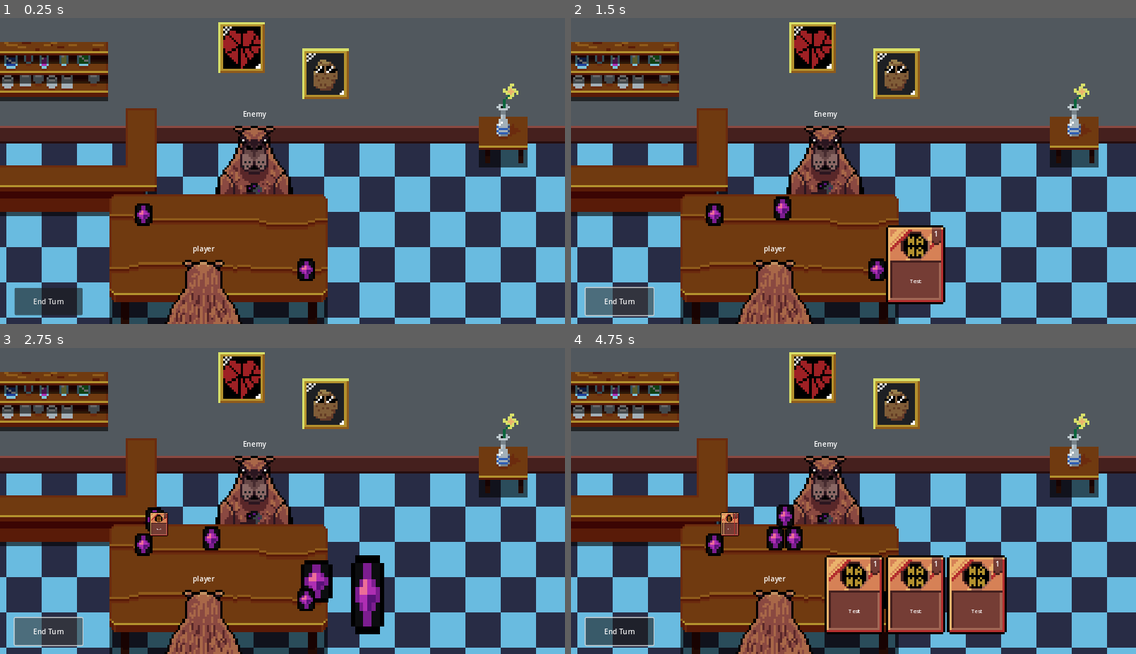
Above: before the commit, frames 1-4 (two rows, left to right).
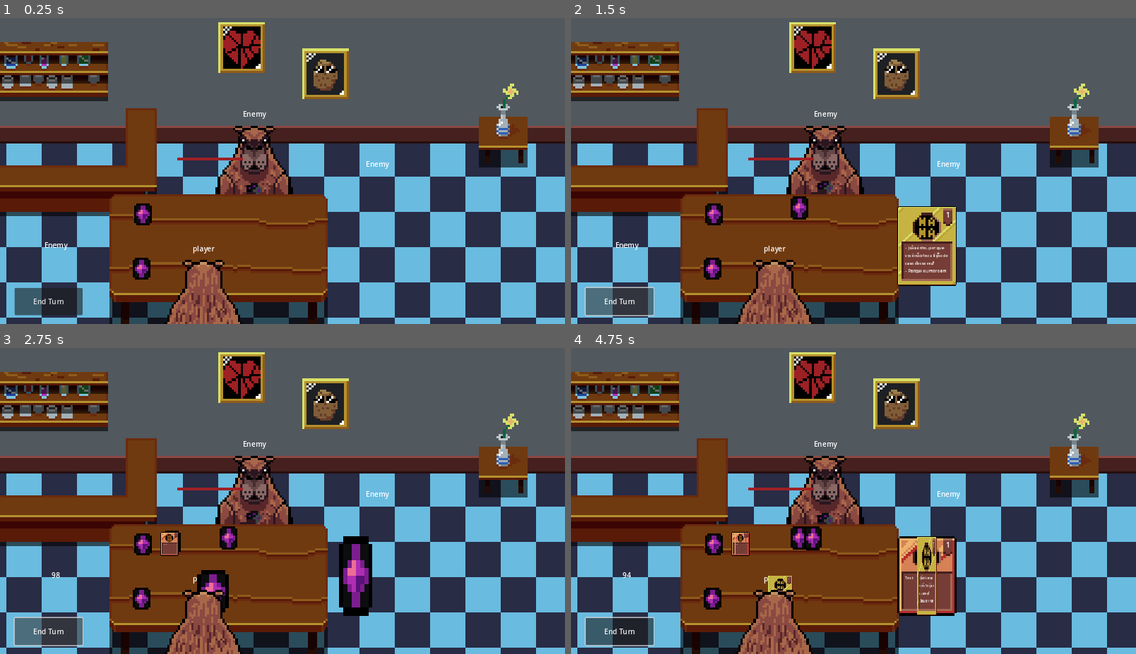
Above: after the commit, the same moments.

Repository: Buckviser/GameJam
Game: Godot game, scene res://scenes/battle_table.tscn
Same seed, same stepped clock (60 frames per second), same inputs: the game is played once before the commit and once after it.
Inputs (mouse positions are in pixels of both pictures, inside the frame that each line leads up to):
- Up to frame 1 (0.25 s): no input
- Up to frame 2 (1.5 s): click "End Turn" at 0.5 s; click "End Turn" at 1.25 s
- Up to frame 3 (2.75 s): click "End Turn" at 2 s
- Up to frame 4 (4.75 s): tap Enter at 2.75 s; move the mouse to (938, 595) at 2.77 s; tap Z at 2.85, 3.6, 4.35 s; click (938, 595) at 2.92 s; tap Space at 3.02, 3.77 s; move the mouse to (887, 595) at 3.52 s; click (887, 595) at 3.67 s; move the mouse to (938, 595) at 4.27 s; click (938, 595) at 4.42 s

The runs differ from the first frame. In frame 1, 0.7% of the frame differs, in the area x 8-69%, y 45-86%; in frame 2, 4.5%; in frame 3, 4.8%; in frame 4, 10%, in the area x 9-78%, y 45-94%.
Error before the commit: Invalid access to property or key 'card_owner' on a base object of type 'null instance'. (res://scenes/battle_table.tscn::GDScript_si2f6:114)
Error after the commit: Invalid access to property or key 'card_owner' on a base object of type 'null instance'. (res://scenes/battle_table.tscn::GDScript_si2f6:120)

Commit message:
update branch

Diff:
--- a/project.godot
+++ b/project.godot
@@ -19,7 +19,6 @@
 
 window/size/viewport_width=1280
 window/size/viewport_height=720
-window/size/mode=3
 window/stretch/mode="canvas_items"
 window/stretch/aspect="expand"
 
--- a/scenes/battle_table.tscn
+++ b/scenes/battle_table.tscn
@@ -1,7 +1,8 @@
-[gd_scene load_steps=6 format=3 uid="uid://1elqayaj0cj6"]
+[gd_scene load_steps=7 format=3 uid="uid://1elqayaj0cj6"]
 
 [ext_resource type="PackedScene" uid="uid://d3we480ibjoa8" path="res://scenes/card.tscn" id="1_sqmq8"]
 [ext_resource type="Texture2D" uid="uid://bfqtrrndfk5fb" path="res://sprites/cartinha_mesa_back.png" id="2_7xvee"]
+[ext_resource type="Texture2D" uid="uid://nl43x31aaxrd" path="res://sprites/Riso_preencher.png" id="5_4ib00"]
 [ext_resource type="Texture2D" uid="uid://b1e4xfiddc4jo" path="res://sprites/cenario.png" id="6_6u686"]
 [ext_resource type="Texture2D" uid="uid://x5c24tyujtj7" path="res://sprites/mesa_bar.png" id="6_kp2p7"]
 
@@ -15,27 +16,24 @@
 
 # --- Exported Variables ---
 @export var _card_preload: PackedScene
-@export var _enemy_hand_container: HBoxContainer
-@export var _player_hand_container: HBoxContainer
-@export var _player_deck_node: TextureRect
-@export var _enemy_deck_node: TextureRect
-@export var _used_card_final_position: Marker2D
+@export var _enemy_hand_container: Node2D
+@export var _player_hand_container: Node2D
+@export var _player_deck_node: Sprite2D
+@export var _enemy_deck_node: Sprite2D
+@export var _player_used_card_position: Marker2D
+@export var _enemy_used_card_position: Marker2D
 @export var _player_position: Marker2D
 @export var _enemy_position: Marker2D
+@export var _player_hand_pos_container: Node2D
+@export var _enemy_hand_pos_container: Node2D
 
 
 # --- Public Variables ---
 
 
 # --- Private Variables ---
-var hand_container_offset := {
-	1: Vector2(225, 0), 2: Vector2(279, 0), 3: Vector2(333, 0),
-	4: Vector2(387, 0), 5: Vector2(441, 0)}
-
-var enemy_hand_offset := {
-	1: Vector2(10, -50), 2: Vector2(30, -50), 3: Vector2(50, -50),
-	4: Vector2(70, -50), 5: Vector2(90, -50)
-}
+var _player_hand_positions := {}
+var _enemy_hand_positions := {}
 
 var _test_card := {
 	\"name\": \"Card\", \"text\": \"Test\", \"type\": Constants.JokesTypes.PIADINHAS,
@@ -67,6 +65,12 @@
 func _ready() -> void:
 	add_to_group(\"battle_table\")
 
+	for node in _player_hand_pos_container.get_children():
+		_player_hand_positions[node.name.to_int()] = node.global_position
+
+	for node in _enemy_hand_pos_container.get_children():
+		_enemy_hand_positions[node.name.to_int()] = node.global_position
+
 	var player = preload(\"res://scenes/character.tscn\").instantiate()
 	var enemy = preload(\"res://scenes/character.tscn\").instantiate()
 
@@ -78,9 +82,12 @@
 	enemy_data[\"draw_amount\"] = 1
 
 	player_data[\"draw_amount\"] = 1
+	var card_factory := CardFactory.new()
 
 	for i in range(0, 15):
-		player_data[\"deck\"].append(_test_card.duplicate(true))
+#		player_data[\"deck\"].append(_test_card.duplicate(true))
+#		enemy_data[\"deck\"].append(_test_card_2.duplicate(true))
+		player_data[\"deck\"].append(card_factory.get_card_info())
 		enemy_data[\"deck\"].append(_test_card_2.duplicate(true))
 
 	player.load_player_data(player_data)
@@ -118,35 +125,38 @@
 	_new_turn()
 
 
-func request_card_use(p_card: Control) -> void:
+func request_card_use(p_card: Node2D) -> void:
 	if p_card.card_owner != _action_owner:
 		return
 
 	var final_pos
 
-	p_card.reparent($used_cards_pile, false)
 	if p_card.card_owner == _player_obj:
+		p_card.reparent(_player_used_card_position)
+		final_pos = _player_used_card_position.global_position
 		_player_cards_count -= 1
 		_disconnect_player_card_signals(p_card)
-		final_pos = $used_player_card_position.global_position
 		p_card.prepare_to_use()
 
 	else:
 		_enemy_cards_count -= 1
-		final_pos = $used_enemy_card_position.global_position
+		p_card.reparent(_enemy_used_card_position)
+		final_pos = _enemy_used_card_position.global_position
 		p_card.scale = Vector2(0.3, 0.3)
 
 	p_card.z_index = 3
-
+	_organize_hand(p_card.card_owner)
 	await _do_card_tween(p_card, final_pos, Vector2(0.3, 0.3))
 	p_card.z_index = 1
 
 	if p_card.card_owner == _enemy_obj:
 		p_card.flip(false, true)
 		_enemy_discard_pile.append(p_card.get_card_data())
+		$gui/player_health.text = str(_player_obj.receive_damage(p_card))
 
 	else:
 		_player_discard_pile.append(p_card.get_card_data())
+		$gui/enemy_health.text = str(_enemy_obj.receive_damage(p_card))
 
 
 # --- Private Functions ---
@@ -159,15 +169,15 @@
 
 	if p_who == _player_obj:
 		_player_cards_count += 1
-		start_position = $player_card_start.global_position
+		start_position = _player_deck_node.global_position
 		_connect_player_card_signals(new_card)
-		final_pos = _player_hand_container.global_position + hand_container_offset[_player_cards_count]
+		final_pos = _player_hand_positions[_player_cards_count]
 		final_scale = Vector2(1, 1)
 
 	else:
 		_enemy_cards_count += 1
-		start_position = $enemy_card_start.global_position
-		final_pos = _enemy_hand_container.global_position + enemy_hand_offset[_enemy_cards_count]
+		start_position = _enemy_deck_node.global_position
+		final_pos = _enemy_hand_positions[_enemy_cards_count]
 		final_scale = Vector2(0.3, 0.3)
 
 	new_card.card_owner = p_who
@@ -181,12 +191,10 @@
 	if new_card.card_owner == _player_obj:
 		new_card.is_on_hand = true
 		await new_card.flip()
-		new_card.reparent(_player_hand_container, false)
+		new_card.reparent(_player_hand_container)
 
 	else:
-		new_card.reparent(_enemy_hand_container, false)
-
-	print(new_card.global_position)
+		new_card.reparent(_enemy_hand_container)
 
 
 func _new_turn() -> void:
@@ -247,6 +255,25 @@
 	deck.shuffle()
 
 
+func _organize_hand(p_who: Character) -> void:
+	var hand_container
+	var positions
+
+	if p_who == _player_obj:
+		hand_container = _player_hand_container
+		positions = _player_hand_positions
+
+	else:
+		hand_container = _enemy_hand_container
+		positions = _enemy_hand_positions
+
+	var count = 1
+
+	for card in hand_container.get_children():
+		card.global_position = positions[count]
+		count += 1
+
+
 func _enemy_turn() -> void:
 	_action_owner = _enemy_obj
 	await get_tree().create_timer(1.0).timeout
@@ -258,7 +285,7 @@
 	_new_turn()
 
 
-func _do_card_tween(p_card: Control, p_final_pos: Vector2,
+func _do_card_tween(p_card: Node2D, p_final_pos: Vector2,
 		p_final_scale: Vector2) -> void:
 
 	var tween = create_tween().set_parallel(true)
@@ -267,23 +294,27 @@
 	await tween.finished
 
 
-func _connect_player_card_signals(p_card: Control) -> void:
-	p_card.gui_input.connect(_on_player_card_gui_input.bind(p_card))
-	p_card.mouse_entered.connect(_on_player_card_mouse_entered.bind(p_card))
-	p_card.mouse_exited.connect(_on_player_card_mouse_exited.bind(p_card))
-
-
-func _disconnect_player_card_signals(p_card: Control) -> void:
-	p_card.gui_input.disconnect(_on_player_card_gui_input)
-	p_card.mouse_entered.disconnect(_on_player_card_mouse_entered)
-	p_card.mouse_exited.disconnect(_on_player_card_mouse_exited)
+func _connect_player_card_signals(p_card: Node2D) -> void:
+	var child = p_card.get_child(1)
+
+	child.gui_input.connect(_on_player_card_gui_input.bind(p_card))
+	child.mouse_entered.connect(_on_player_card_mouse_entered.bind(p_card))
+	child.mouse_exited.connect(_on_player_card_mouse_exited.bind(p_card))
+
+
+func _disconnect_player_card_signals(p_card: Node2D) -> void:
+	var child = p_card.get_child(1)
+
+	child.gui_input.disconnect(_on_player_card_gui_input)
+	child.mouse_entered.disconnect(_on_player_card_mouse_entered)
+	child.mouse_exited.disconnect(_on_player_card_mouse_exited)
 
 
 # - Setget Functions -
 
 
 # - Signal Functions -
-func _on_player_card_gui_input(p_event: InputEvent, p_card: Control) -> void:
+func _on_player_card_gui_input(p_event: InputEvent, p_card: Node2D) -> void:
 	if p_card.is_on_hand == false:
 		return
 
@@ -292,7 +323,7 @@
 			request_card_use(p_card)
 
 
-func _on_player_card_mouse_entered(p_card: Control) -> void:
+func _on_player_card_mouse_entered(p_card: Node2D) -> void:
 	if p_card.is_on_hand == false:
 		return
 
@@ -309,7 +340,7 @@
 	p_card.z_index = 3
 
 
-func _on_player_card_mouse_exited(p_card: Control) -> void:
+func _on_player_card_mouse_exited(p_card: Node2D) -> void:
 	if p_card.is_on_hand == false:
 		return
 
@@ -323,7 +354,7 @@
 	_enemy_turn()
 "
 
-[node name="battle_table" type="Control" node_paths=PackedSt …(64 unchanged characters)… layer_deck_node", "_enemy_deck_node", "_used_card_final_position", "_player_position", "_enemy_position")]
+[node name="battle_table" type="Control" node_paths=PackedSt …(64 unchanged characters)… layer_deck_node", "_enemy_deck_node", "_player_used_card_position", "_enemy_used_card_position", "_player_position", "_enemy_position", "_player_hand_pos_container", "_enemy_hand_pos_container")]
 layout_mode = 3
 anchors_preset = 0
 offset_right = 1280.0
@@ -331,45 +362,18 @@
 mouse_filter = 2
 script = SubResource("GDScript_si2f6")
 _card_preload = ExtResource("1_sqmq8")
-_enemy_hand_container = NodePath("enemy_hand_container")
-_player_hand_container = NodePath("player_hand_container")
+_enemy_hand_container = NodePath("player_hand_container")
+_player_hand_container = NodePath("enemy_hand_container")
 _player_deck_node = NodePath("MesaBar/player_deck")
 _enemy_deck_node = NodePath("MesaBar/enemy_deck")
-_used_card_final_position = NodePath("used_enemy_card_position")
+_player_used_card_position = NodePath("used_player_card_position")
+_enemy_used_card_position = NodePath("used_enemy_card_position")
 _player_position = NodePath("player_position")
 _enemy_position = NodePath("enemy_position")
+_player_hand_pos_container = NodePath("player_cards_positions")
+_enemy_hand_pos_container = NodePath("enemy_cards_positions")
 metadata/_edit_lock_ = true
-
-[node name="player_hand_container" type="HBoxContainer" parent="."]
-z_index = 2
-layout_mode = 0
-offset_left = 547.0
-offset_top = 496.0
-offset_right = 1015.0
-offset_bottom = 588.0
-size_flags_horizontal = 4
-size_flags_vertical = 4
-alignment = 1
-
-[node name="enemy_hand_container" type="HBoxContainer" parent="."]
-z_index = 3
-layout_mode = 0
-offset_left = 443.0
-offset_top = 431.0
-offset_right = 684.0
-offset_bottom = 480.0
-scale = Vector2(0.3, 0.3)
-size_flags_horizontal = 4
-size_flags_vertical = 4
-alignment = 1
-
-[node name="used_cards_pile" type="Control" parent="."]
-layout_mode = 3
-anchors_preset = 0
-offset_left = -199.0
-offset_top = 5.0
-offset_right = -159.0
-offset_bottom = 45.0
+metadata/_edit_vertical_guides_ = []
 
 [node name="Cenario" type="TextureRect" parent="."]
 z_index = -2
@@ -397,20 +401,14 @@
 position = Vector2(498, 365)
 texture = ExtResource("6_kp2p7")
 
-[node name="player_deck" type="TextureRect" parent="MesaBar"]
+[node name="player_deck" type="Sprite2D" parent="MesaBar"]
 z_index = 1
-offset_left = 176.0
-offset_top = 207.0
-offset_right = 216.0
-offset_bottom = 257.0
+position = Vector2(-177, 230)
 texture = ExtResource("2_7xvee")
 
-[node name="enemy_deck" type="TextureRect" parent="MesaBar"]
+[node name="enemy_deck" type="Sprite2D" parent="MesaBar"]
 z_index = 1
-offset_left = -193.0
-offset_top = 82.0
-offset_right = -153.0
-offset_bottom = 132.0
+position = Vector2(-174, 106)
 texture = ExtResource("2_7xvee")
 
 [node name="gui" type="CanvasLayer" parent="."]
@@ -422,14 +420,54 @@
 offset_bottom = 700.0
 text = "End Turn"
 
+[node name="player_health" type="Label" parent="gui"]
+offset_left = 44.0
+offset_top = 501.0
+offset_right = 210.0
+offset_bottom = 582.0
+text = "Enemy"
+horizontal_alignment = 1
+vertical_alignment = 1
+
+[node name="enemy_health" type="Label" parent="gui"]
+offset_left = 773.0
+offset_top = 316.0
+offset_right = 939.0
+offset_bottom = 397.0
+text = "Enemy"
+horizontal_alignment = 1
+vertical_alignment = 1
+
+[node name="player_status" type="Control" parent="gui"]
+layout_mode = 3
+anchors_preset = 0
+offset_right = 40.0
+offset_bottom = 40.0
+
+[node name="enemy_status" type="Control" parent="gui"]
+layout_mode = 3
+anchors_preset = 0
+offset_left = 402.0
+offset_top = 326.0
+offset_right = 442.0
+offset_bottom = 366.0
+
+[node name="health_bar" type="TextureProgressBar" parent="gui/enemy_status"]
+layout_mode = 0
+offset_right = 297.0
+offset_bottom = 40.0
+value = 50.0
+nine_patch_stretch = true
+texture_progress = ExtResource("5_4ib00")
+
 [node name="used_player_card_position" type="Marker2D" parent="."]
 z_index = 1
-position = Vector2(567, 518)
+position = Vector2(387, 593)
 gizmo_extents = 0.0
 
 [node name="used_enemy_card_position" type="Marker2D" parent="."]
 z_index = 1
-position = Vector2(340, 399)
+position = Vector2(384, 470)
 gizmo_extents = 0.0
 
 [node name="player_position" type="Marker2D" parent="."]
@@ -438,12 +476,50 @@
 [node name="enemy_position" type="Marker2D" parent="."]
 position = Vector2(571, 360)
 
-[node name="player_card_start" type="Marker2D" parent="."]
-position = Vector2(638, 518)
-scale = Vector2(0.3, 0.3)
-
-[node name="enemy_card_start" type="Marker2D" parent="."]
-position = Vector2(269, 392)
-scale = Vector2(0.3, 0.3)
+[node name="player_cards_positions" type="Node2D" parent="."]
+position = Vector2(806, 543)
+
+[node name="1" type="Marker2D" parent="player_cards_positions"]
+
+[node name="2" type="Marker2D" parent="player_cards_positions"]
+position = Vector2(100, 0)
+
+[node name="3" type="Marker2D" parent="player_cards_positions"]
+position = Vector2(200, 0)
+
+[node name="4" type="Marker2D" parent="player_cards_positions"]
+position = Vector2(300, 0)
+
+[node name="5" type="Marker2D" parent="player_cards_positions"]
+position = Vector2(400, 0)
+
+[node name="enemy_cards_positions" type="Node2D" parent="."]
+position = Vector2(518, 457)
+
+[node name="1" type="Marker2D" parent="enemy_cards_positions"]
+
+[node name="2" type="Marker2D" parent="enemy_cards_positions"]
+position = Vector2(40, 0)
+
+[node name="3" type="Marker2D" parent="enemy_cards_positions"]
+position = Vector2(80, 0)
+
+[node name="4" type="Marker2D" parent="enemy_cards_positions"]
+position = Vector2(120, 0)
+
+[node name="5" type="Marker2D" parent="enemy_cards_positions"]
+position = Vector2(160, 0)
+
+[node name="player_hand_container" type="Node2D" parent="."]
+
+[node name="enemy_hand_container" type="Node2D" parent="."]
+
+[node name="TextureProgressBar" type="TextureProgressBar" parent="."]
+layout_mode = 0
+offset_left = 436.0
+offset_top = 353.0
+offset_right = 506.0
+offset_bottom = 393.0
+texture_progress = ExtResource("5_4ib00")
 
 [connection signal="pressed" from="gui/end_turn_button" to="." method="_on_end_turn_button_pressed"]
--- a/scenes/card.tscn
+++ b/scenes/card.tscn
@@ -12,7 +12,7 @@
 [ext_resource type="Texture2D" uid="uid://bfqtrrndfk5fb" path="res://sprites/cartinha_mesa_back.png" id="9_tsw8i"]
 
 [sub_resource type="GDScript" id="GDScript_67sht"]
-script/source = "extends Control
+script/source = "extends Node2D
 
 # --- Signals ---
 signal flip_finished
@@ -33,7 +33,8 @@
 @export var _animal_texture: Texture2D
 @export var _objeto_texture: Texture2D
 
-@export var _card_description_label: Label
+@export var _card_description_node: Label
+@export var _card_cost_node: Label
 @export var _card_back_node: TextureRect
 @export var _card_rarity_node: TextureRect
 @export var _card_layout_node: TextureRect
@@ -44,12 +45,12 @@
 var is_on_hand := false
 var card_owner: Character
 var card_power: int
+var card_type: String
 
 
 # --- Private Variables ---
 var _card_name: String
 var _card_text: String
-var _card_type: String
 var _card_cost := 1
 var _card_rarity := 1
 var _flip_side := 0
@@ -67,12 +68,12 @@
 func set_card_to(p_dict_info: Dictionary) -> void:
 	_card_name = p_dict_info[\"name\"]
 	_card_text = p_dict_info[\"text\"]
-	_card_type = p_dict_info[\"type\"]
+	card_type = p_dict_info[\"type\"]
 	_card_cost = p_dict_info[\"cost\"]
 	_card_rarity = p_dict_info[\"rarity\"]
 
-	_card_description_label.text = _card_text
-	$layout/cost.text = str(_card_cost)
+	_card_description_node.text = _card_text
+	_card_cost_node.text = str(_card_cost)
 	_solve_card_power()
 
 	match _card_rarity:
@@ -85,7 +86,7 @@
 		3:
 			_card_rarity_node.texture = _gold_card_texture
 
-	match  _card_type:
+	match card_type:
 		Constants.JokesTypes.TOC_TOC:
 			_card_type_node.texture = _toctoc_texture
 
@@ -106,7 +107,7 @@
 	var dict := {}
 	dict[\"name\"] = _card_name
 	dict[\"text\"] = _card_text
-	dict[\"type\"] = _card_type
+	dict[\"type\"] = card_type
 	dict[\"cost\"] = _card_cost
 	dict[\"rarity\"] = _card_rarity
 
@@ -160,6 +161,10 @@
 			tween.tween_property(self, \"scale\", Vector2(1, 1), 0.15)
 
 	emit_signal(\"flip_finished\")
+
+
+func make_text_grab_focus() -> void:
+	_card_description_node.grab_focus()
 
 
 # --- Private Functions ---
@@ -200,8 +205,11 @@
 # - Signal Functions -
 "
 
-[sub_resource type="LabelSettings" id="LabelSettings_bqoeu"]
-font_size = 12
+[sub_resource type="SystemFont" id="SystemFont_rb1nl"]
+font_names = PackedStringArray("Arial")
+
+[sub_resource type="LabelSettings" id="LabelSettings_u1bo6"]
+font_size = 9
 
 [sub_resource type="SystemFont" id="SystemFont_qmo45"]
 font_names = PackedStringArray("Comic Sans MS")
@@ -209,16 +217,8 @@
 [sub_resource type="LabelSettings" id="LabelSettings_7i6pg"]
 font = SubResource("SystemFont_qmo45")
 
-[node name="card" type="Control" node_paths=PackedStringArray("_card_description_label", "_card_back_node", "_card_rarity_node", "_card_layout_node", "_card_type_node")]
-custom_minimum_size = Vector2(135, 180)
-layout_mode = 3
-anchors_preset = 0
-offset_right = 135.0
-offset_bottom = 180.0
+[node name="card" type="Node2D" node_paths=PackedStringArray("_card_description_node", "_card_cost_node", "_card_back_node", "_card_rarity_node", "_card_layout_node", "_card_type_node")]
 scale = Vector2(0.3, 0.3)
-pivot_offset = Vector2(52, 76)
-size_flags_horizontal = 4
-size_flags_vertical = 4
 script = SubResource("GDScript_67sht")
 _gold_card_texture = ExtResource("3_8edwt")
 _silver_card_texture = ExtResource("3_vkk01")
@@ -228,7 +228,8 @@
 _nome_texture = ExtResource("6_ptu3o")
 _animal_texture = ExtResource("7_l68r0")
 _objeto_texture = ExtResource("8_42c6y")
-_card_description_label = NodePath("layout/card_description")
+_card_description_node = NodePath("layout/card_description")
+_card_cost_node = NodePath("layout/cost")
 _card_back_node = NodePath("back")
 _card_rarity_node = NodePath("rarity")
 _card_layout_node = NodePath("layout")
@@ -236,40 +237,51 @@
 
 [node name="back" type="TextureRect" parent="."]
 custom_minimum_size = Vector2(135, 180)
-layout_mode = 0
-offset_right = 102.0
-offset_bottom = 145.0
+offset_left = -66.6667
+offset_top = -90.0
+offset_right = 68.3333
+offset_bottom = 90.0
 pivot_offset = Vector2(51, 72)
+mouse_filter = 2
 texture = ExtResource("9_tsw8i")
 expand_mode = 1
 
 [node name="rarity" type="TextureRect" parent="."]
 visible = false
 custom_minimum_size = Vector2(135, 180)
-layout_mode = 0
-offset_right = 102.0
-offset_bottom = 145.0
+offset_left = -66.6667
+offset_top = -90.0
+offset_right = 68.3333
+offset_bottom = 90.0
+mouse_filter = 0
 texture = ExtResource("3_8edwt")
 expand_mode = 1
 
 [node name="layout" type="TextureRect" parent="."]
 visible = false
 custom_minimum_size = Vector2(135, 180)
-layout_mode = 0
-offset_right = 102.0
-offset_bottom = 145.0
+offset_left = -66.6667
+offset_top = -90.0
+offset_right = 68.3333
+offset_bottom = 90.0
+mouse_filter = 2
 texture = ExtResource("8_d27jp")
 expand_mode = 1
 
 [node name="card_description" type="Label" parent="layout"]
 layout_mode = 0
-offset_left = 10.0
-offset_top = 83.0
-offset_right = 126.0
-offset_bottom = 172.0
-label_settings = SubResource("LabelSettings_bqoeu")
-horizontal_alignment = 1
-vertical_alignment = 1
+offset_left = 17.0
+offset_top = 87.0
+offset_right = 117.0
+offset_bottom = 163.0
+theme_override_colors/font_color = Color(1, 1, 1, 1)
+theme_override_colors/font_outline_color = Color(0, 0, 0, 1)
+theme_override_constants/outline_size = 0
+theme_override_fonts/font = SubResource("SystemFont_rb1nl")
+theme_override_font_sizes/font_size = 7
+text = "– Joãozinho, por que você não fez a lição de casa dessa vez?
+– Porque eu moro em apartamento."
+label_settings = SubResource("LabelSettings_u1bo6")
 autowrap_mode = 3
 clip_text = true
 
@@ -287,8 +299,10 @@
 [node name="type" type="TextureRect" parent="."]
 visible = false
 custom_minimum_size = Vector2(135, 180)
-layout_mode = 0
-offset_right = 135.0
-offset_bottom = 180.0
+offset_left = -66.6667
+offset_top = -90.0
+offset_right = 68.3333
+offset_bottom = 90.0
+mouse_filter = 2
 texture = ExtResource("4_k38op")
 expand_mode = 1
--- /dev/null
+++ b/scripts/card_factory.gd
@@ -0,0 +1,60 @@
+class_name CardFactory
+
+# --- Signals ---
+# --- Enums ---
+# --- Constants ---
+# --- Exported Variables ---
+# --- Public Variables ---
+
+var a = {
+	"name": "Card", "text": "Test", "type": Constants.JokesTypes.PIADINHAS,
+	"rarity": 1, "cost": 1, "base_force": 1
+}
+
+
+# --- Private Variables ---
+var _trocadilho_cards := {
+	1: [
+
+	],
+	2: [
+		{"name": "Chamaram o Joãozinho de interesseiro",
+		"text": "– Mamãe, você sabia que o pessoal está por aí falando que sou interesseiro?
+		– Que absurdo, meu filho! Quem está falando isso de você?
+		– Me dê 10 pratas e eu te conto",
+		"type": Constants.JokesTypes.PIADINHAS, "rarity": 2, "cost": 1},
+
+	],
+	3: [
+		{"name": "Joãozinho não fez o dever de casa",
+		"text": "– Joãozinho, por que você não fez a lição de casa dessa vez?\n– Porque eu moro em apartamento. ",
+		"type": Constants.JokesTypes.PIADINHAS, "rarity": 3, "cost": 1},
+
+		{"name": "Joãozinho não fez o dever de casa",
+		"text": "A professora já muito irritada pergunta para o Joãozinho:
+			– Joãozinho, por que você não fez a lição de casa dessa vez?
+			– Porque eu moro em apartamento. ",
+		"type": Constants.JokesTypes.PIADINHAS, "rarity": 3, "cost": 1},
+	]
+}
+
+
+
+# --- Onready Variables ---
+
+
+# --- Engine Callbacks ---
+func _ready() -> void:
+	pass
+
+
+# --- Public Functions ---
+func get_card_info() -> Dictionary:
+	return _trocadilho_cards[3][0]
+
+
+
+# --- Private Functions ---
+# - Common Use Functions -
+# - Setget Functions -
+# - Signal Functions -
--- a/scripts/character.gd
+++ b/scripts/character.gd
@@ -58,6 +58,11 @@
 		$Sprite2D.z_index = -1
 
 
+func receive_damage(p_card: Node2D) -> int:
+	current_health -= max(0, p_card.card_power - resistences[p_card.card_type])
+	return current_health
+
+
 # --- Private Functions ---
 # - Common Use Functions -
 # - Setget Functions -
Not shown: 1 places in scenes/card.tscn that only renumber resources
Binary file added: sprites/Riso_montado.png
Not shown, added: sprites/Riso_montado.png.import
